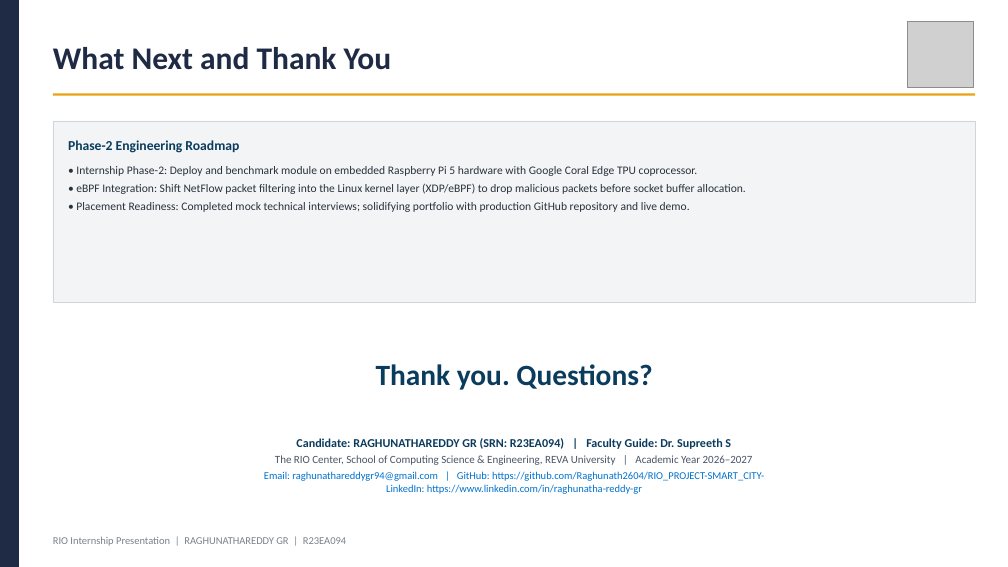
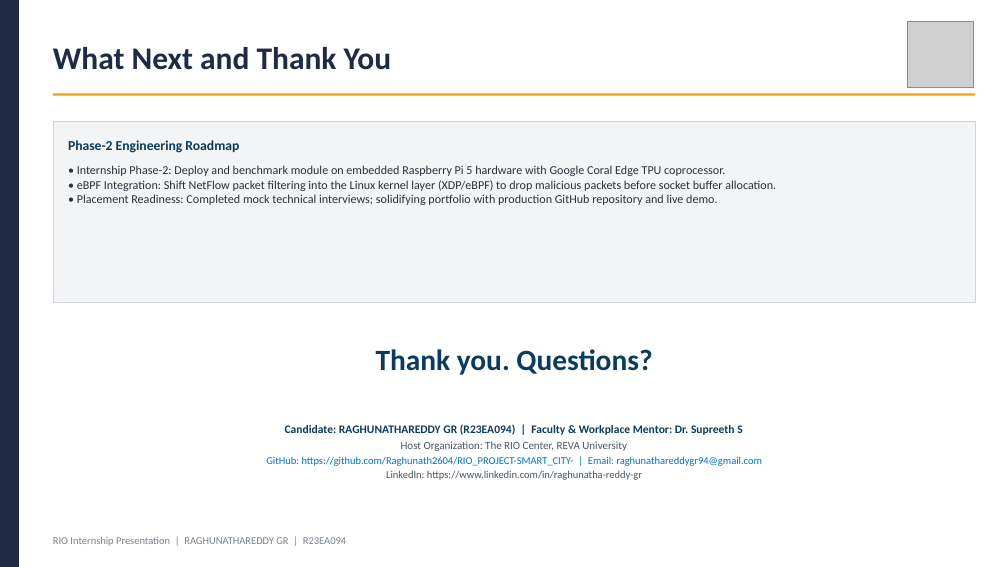
Before and after one commit to Raghunath2604/RIO_PROJECT-SMART_CITY-, a slide deck: slide 8 of docs/RIO_Internship_Presentation_R23EA094.pptx. Drawn at 1008x567 pixels with LibreOffice and Linux fonts; fonts in the diff are those of the drawing; grey boxes stand for pictures. Boxes give left, top, right and bottom in pixels: in the first picture for what was removed or moved away, otherwise in the second. Text is boxed around its words. In the diff, an @@ line names an element or a change of style, - is before the commit and + after.

```diff
--- a/docs/RIO_Internship_Presentation_R23EA094.pptx
+++ b/docs/RIO_Internship_Presentation_R23EA094.pptx
@@ text "• Internship Phase-2: Deploy and ..." at bbox=[77, 165, 776, 205]: size 11 to 11.5 pt; less space between paragraphs @@
@@ text "Thank you. Questions?": place and size @@
-text "Thank you. Questions?" at bbox=[376, 364, 652, 390]
+text "Thank you. Questions?" at bbox=[376, 349, 652, 375]
@@ text at bbox=[266, 424, 762, 480]: text changed; text colour #0072CE to #475569 @@
-Candidate: RAGHUNATHAREDDY GR (SRN: R23EA094) | Faculty Guide: Dr. Supreeth S
-The RIO Center, School of Computing Science & Engineering, REVA University | Academic Year 2026–2027
-Email: raghunathareddygr94@gmail.com | GitHub: https://github.com/Raghunath2604/RIO_PROJECT-SMART_CITY-
-LinkedIn: https://www.linkedin.com/in/raghunatha-reddy-gr
+Candidate: RAGHUNATHAREDDY GR (R23EA094) | Faculty & Workplace Mentor: Dr. Supreeth S
+Host Organization: The RIO Center, REVA University
+GitHub: https://github.com/Raghunath2604/RIO_PROJECT-SMART_CITY- | Email: raghunathareddygr94@gmail.com
+LinkedIn: https://www.linkedin.com/in/raghunatha-reddy-gr
```
Also in this commit, not shown: 1 other slide changed, 30 other files.
